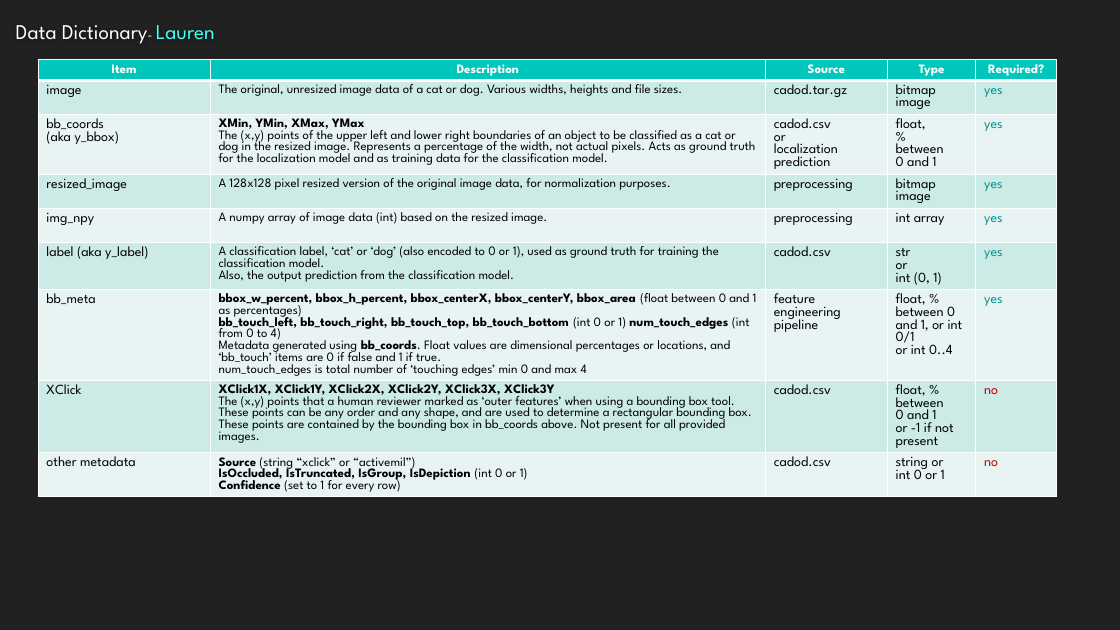
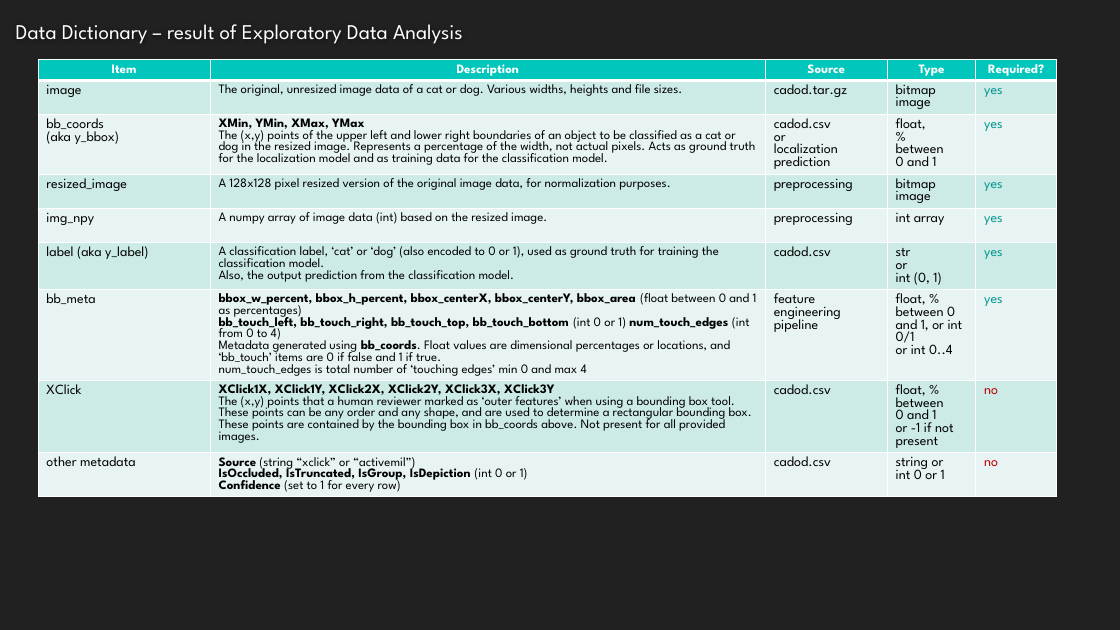
Before and after one commit to LaurenMadar/AML-finalgroup2, a slide deck: slide 6 of other/Group2_Phase1.pptx. Drawn at 1120x630 pixels with LibreOffice and Linux fonts; fonts in the diff are those of the drawing. Boxes give left, top, right and bottom in pixels: in the first picture for what was removed or moved away, otherwise in the second. Text is boxed around its words. In the diff, an @@ line names an element or a change of style, - is before the commit and + after.

```diff
--- a/other/Group2_Phase1.pptx
+++ b/other/Group2_Phase1.pptx
@@ title at (x1=16, y1=24, x2=463, y2=44): text changed @@
-Data Dictionary- Lauren
+Data Dictionary – result of Exploratory Data Analysis
```
Also in this commit, not shown: 5 other slides changed, 2 slides added, 2 slides removed.
